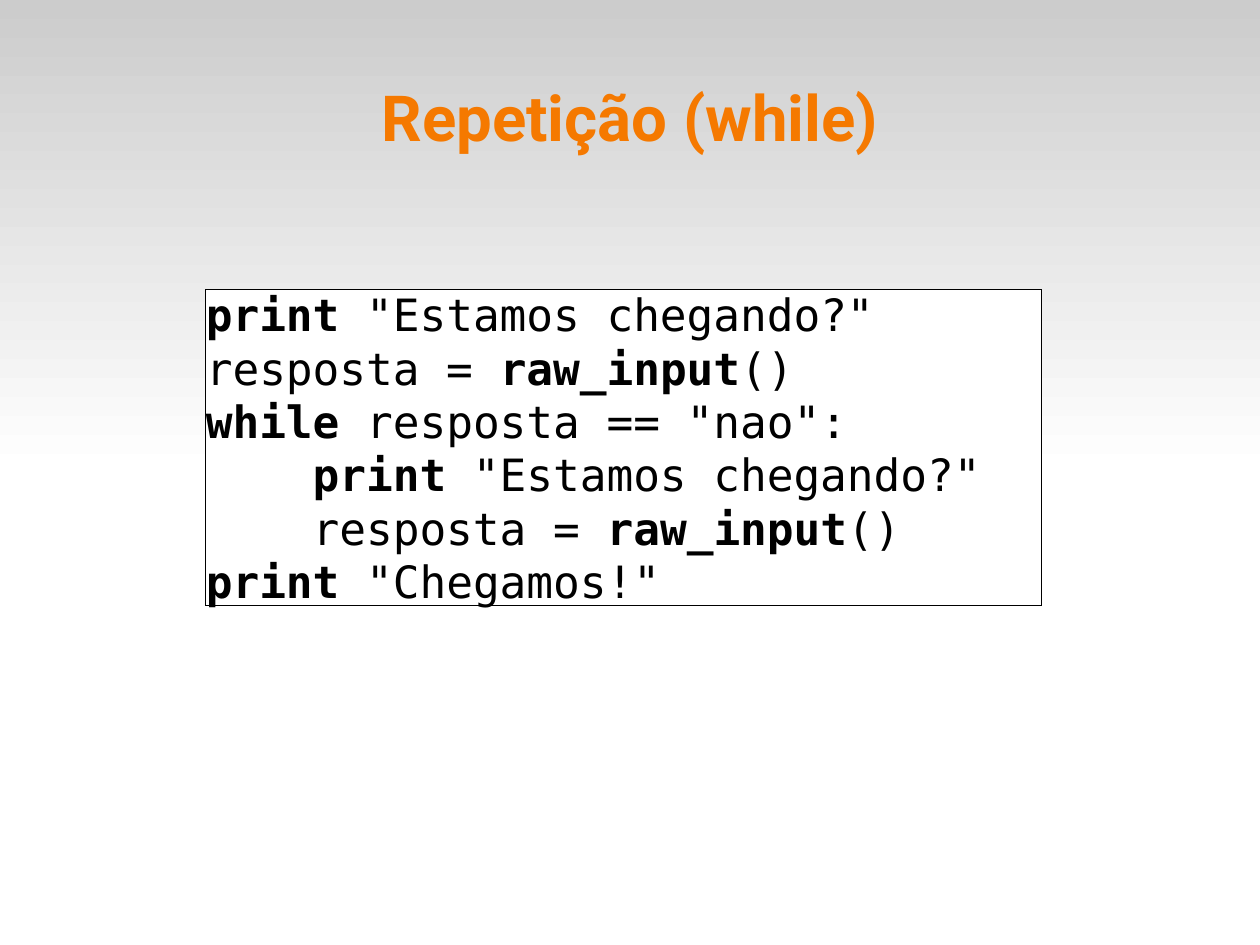
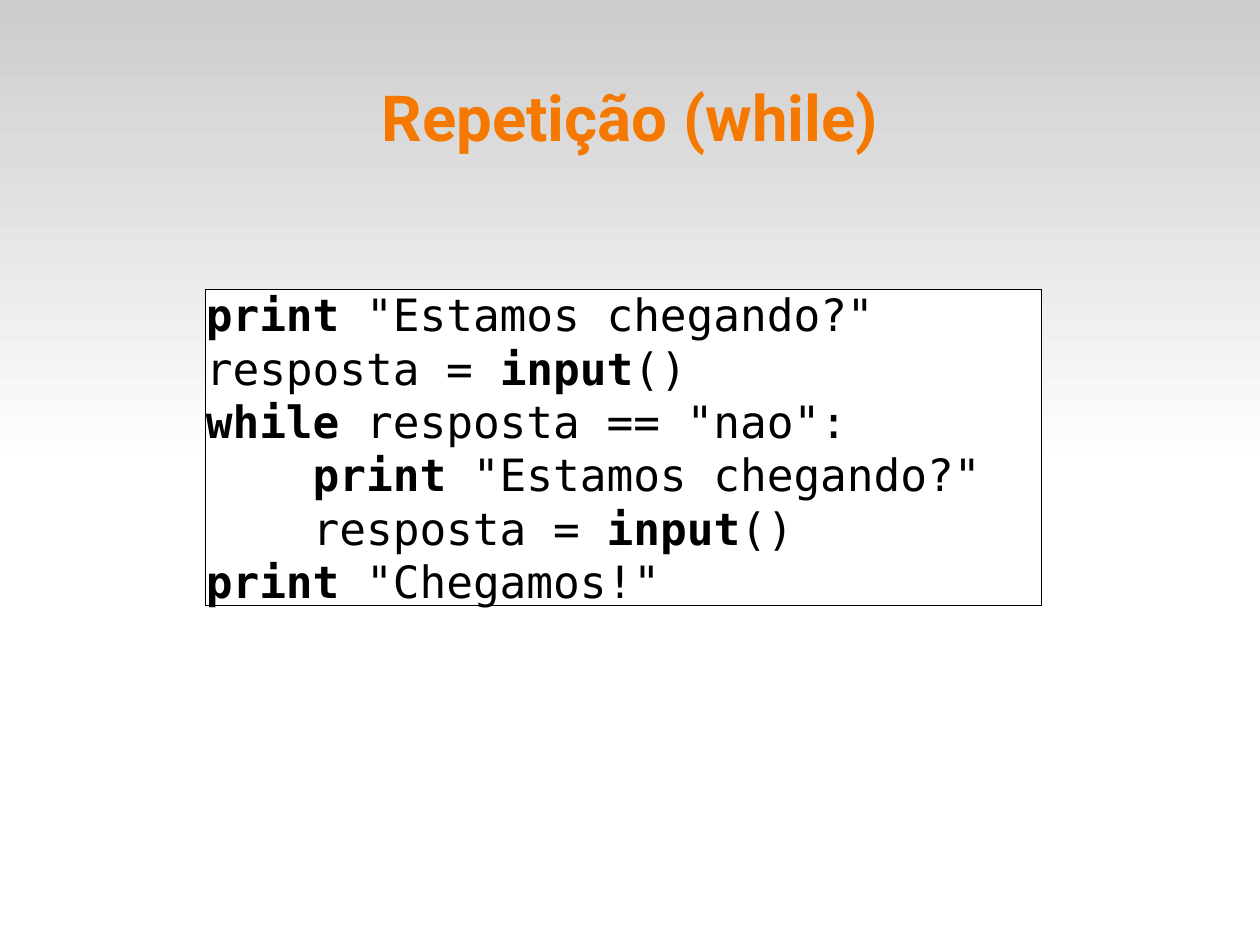
Before and after one commit to fsantanna-uerj/IPD, a slide deck: slide 21 of slides/ipd-03.odp. Drawn at 1260x945 pixels with LibreOffice and Linux fonts; fonts in the diff are those of the drawing. Boxes give left, top, right and bottom in pixels: in the first picture for what was removed or moved away, otherwise in the second. Text is boxed around its words. In the diff, an @@ line names an element or a change of style, - is before the commit and + after.

```diff
--- a/slides/ipd-03.odp
+++ b/slides/ipd-03.odp
@@ text in rectangle at [206, 349, 687, 395]: text changed @@
-resposta = raw_input()
+resposta = input()
@@ text in rectangle at [313, 509, 794, 555]: text changed @@
-resposta = raw_input()
+resposta = input()
```
Also in this commit, not shown: 9 other slides changed, 4 slides removed, 7 other files.
